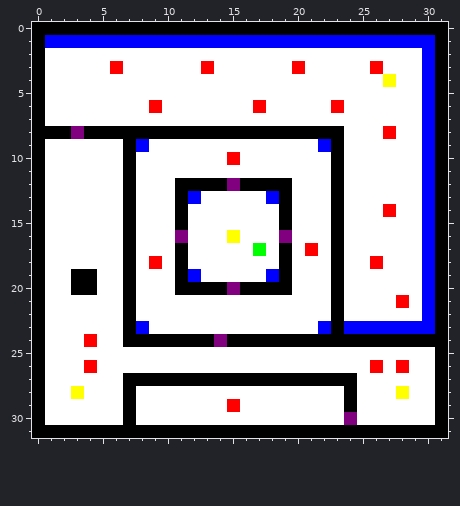
File history of a pixel-art sprite, assets/maps/map6.png. The first picture shows the starting point.
The file is 32x32 pixels.
And afterwards:
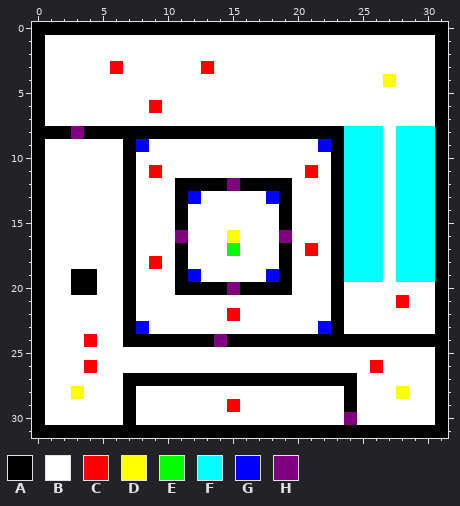
Palette (. is transparent): A #000000  B #ffffff  C #ff0000  D #ffff00  E #00ff00  F #00ffff  G #0000ff  H #800080
What changed:
@@ x 0..31 @@
  0 AAAAAAAAAAAAAAAAAAAAAAAAAAAAAAAA
- 1 AGGGGGGGGGGGGGGGGGGGGGGGGGGGGGGA
- 2 ABBBBBBBBBBBBBBBBBBBBBBBBBBBBBGA
- 3 ABBBBBCBBBBBBCBBBBBBCBBBBBCBBBGA
- 4 ABBBBBBBBBBBBBBBBBBBBBBBBBBDBBGA
- 5 ABBBBBBBBBBBBBBBBBBBBBBBBBBBBBGA
- 6 ABBBBBBBBCBBBBBBBCBBBBBCBBBBBBGA
- 7 ABBBBBBBBBBBBBBBBBBBBBBBBBBBBBGA
- 8 AAAHAAAAAAAAAAAAAAAAAAAABBBCBBGA
- 9 ABBBBBBAGBBBBBBBBBBBBBGABBBBBBGA
-10 ABBBBBBABBBBBBBCBBBBBBBABBBBBBGA
-11 ABBBBBBABBBBBBBBBBBBBBBABBBBBBGA
-12 ABBBBBBABBBAAAAHAAAABBBABBBBBBGA
-13 ABBBBBBABBBAGBBBBBGABBBABBBBBBGA
-14 ABBBBBBABBBABBBBBBBABBBABBBCBBGA
-15 ABBBBBBABBBABBBBBBBABBBABBBBBBGA
-16 ABBBBBBABBBHBBBDBBBHBBBABBBBBBGA
-17 ABBBBBBABBBABBBBBEBABCBABBBBBBGA
-18 ABBBBBBABCBABBBBBBBABBBABBCBBBGA
-19 ABBAABBABBBAGBBBBBGABBBABBBBBBGA
-20 ABBAABBABBBAAAAHAAAABBBABBBBBBGA
-21 ABBBBBBABBBBBBBBBBBBBBBABBBBCBGA
-22 ABBBBBBABBBBBBBBBBBBBBBABBBBBBGA
-23 ABBBBBBAGBBBBBBBBBBBBBGAGGGGGGGA
+ 1 ABBBBBBBBBBBBBBBBBBBBBBBBBBBBBBA
+ 2 ABBBBBBBBBBBBBBBBBBBBBBBBBBBBBBA
+ 3 ABBBBBCBBBBBBCBBBBBBBBBBBBBBBBBA
+ 4 ABBBBBBBBBBBBBBBBBBBBBBBBBBDBBBA
+ 5 ABBBBBBBBBBBBBBBBBBBBBBBBBBBBBBA
+ 6 ABBBBBBBBCBBBBBBBBBBBBBBBBBBBBBA
+ 7 ABBBBBBBBBBBBBBBBBBBBBBBBBBBBBBA
+ 8 AAAHAAAAAAAAAAAAAAAAAAAAFFFBFFFA
+ 9 ABBBBBBAGBBBBBBBBBBBBBGAFFFBFFFA
+10 ABBBBBBABBBBBBBBBBBBBBBAFFFBFFFA
+11 ABBBBBBABCBBBBBBBBBBBCBAFFFBFFFA
+12 ABBBBBBABBBAAAAHAAAABBBAFFFBFFFA
+13 ABBBBBBABBBAGBBBBBGABBBAFFFBFFFA
+14 ABBBBBBABBBABBBBBBBABBBAFFFBFFFA
+15 ABBBBBBABBBABBBBBBBABBBAFFFBFFFA
+16 ABBBBBBABBBHBBBDBBBHBBBAFFFBFFFA
+17 ABBBBBBABBBABBBEBBBABCBAFFFBFFFA
+18 ABBBBBBABCBABBBBBBBABBBAFFFBFFFA
+19 ABBAABBABBBAGBBBBBGABBBAFFFBFFFA
+20 ABBAABBABBBAAAAHAAAABBBABBBBBBBA
+21 ABBBBBBABBBBBBBBBBBBBBBABBBBCBBA
+22 ABBBBBBABBBBBBBCBBBBBBBABBBBBBBA
+23 ABBBBBBAGBBBBBBBBBBBBBGABBBBBBBA
 24 ABBBCBBAAAAAAAHAAAAAAAAAAAAAAAAA
 25 ABBBBBBBBBBBBBBBBBBBBBBBBBBBBBBA
-26 ABBBCBBBBBBBBBBBBBBBBBBBBBCBCBBA
+26 ABBBCBBBBBBBBBBBBBBBBBBBBBCBBBBA
 27 ABBBBBBAAAAAAAAAAAAAAAAAABBBBBBA
Boxes around the changes in both pictures, in picture pixels (x1, y1, x2, y2):
changed: (45, 35, 435, 373)
